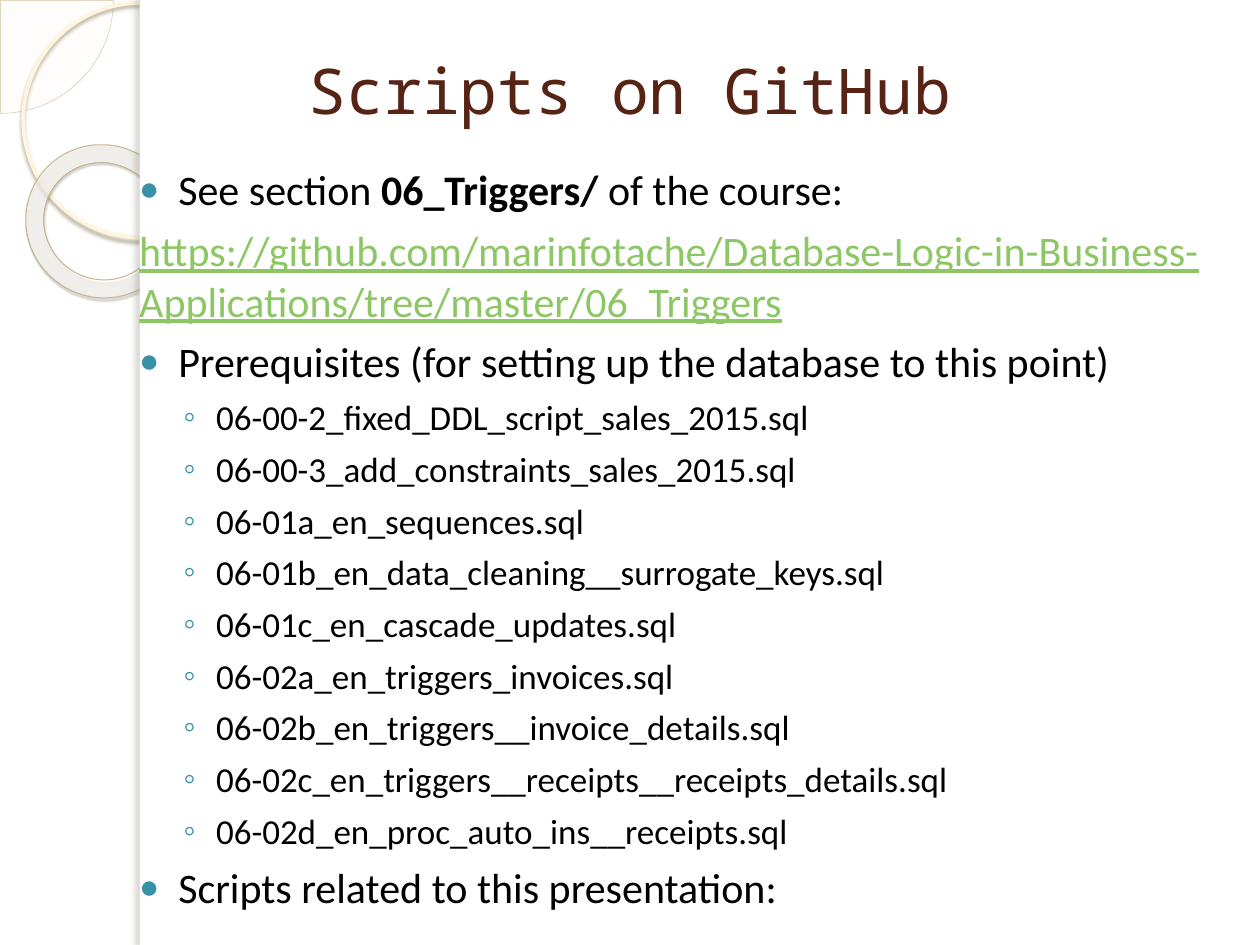
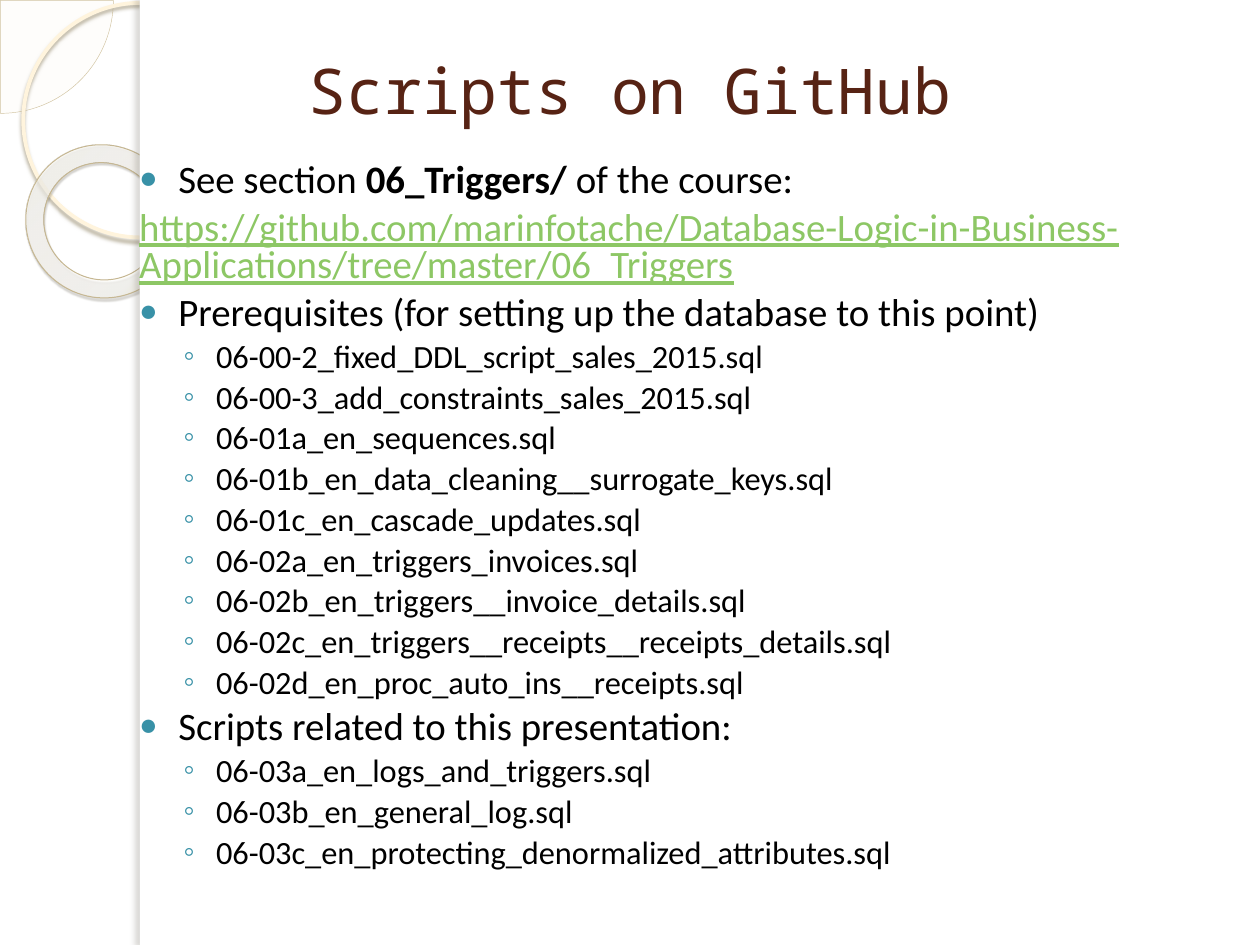
Before and after one commit to marinfotache/Database-Logic-in-Business-Applications, a slide deck: slide 3 of 06_Triggers/06-03_en_Triggers - part 3.pptx. Drawn at 1260x945 pixels with LibreOffice and Linux fonts; fonts in the diff are those of the drawing; background and template pictures are left out. Boxes give left, top, right and bottom in pixels: in the first picture for what was removed or moved away, otherwise in the second. Text is boxed around its words. In the diff, an @@ line names an element or a change of style, - is before the commit and + after.

```diff
--- a/06_Triggers/06-03_en_Triggers - part 3.pptx
+++ b/06_Triggers/06-03_en_Triggers - part 3.pptx
@@ text at <box>139,165,1118,747</box>: size 24 to 22.2 pt in "See section 06_Triggers/ of the course:", "https://github.com/marinfotache/Database-Logic-in-Business-A ...", "Prerequisites (for setting up the database to ...", "Scripts related to this presentation:"; size 20 to 18.5 pt in "06-00-2_fixed_DDL_script_sales_2015.sql", "06-00-3_add_constraints_sales_2015.sql", "06-01a_en_sequences.sql", "06-01b_en_data_cleaning__surrogate_keys.sql" and 5 more places; line spacing 1 to 0.8 @@
@@ text at <box>216,759,890,870</box>: paragraphs added @@
+  ◦ 06-03a_en_logs_and_triggers.sql
+  ◦ 06-03b_en_general_log.sql
+  ◦ 06-03c_en_protecting_denormalized_attributes.sql
```
Also in this commit, not shown: 1 other file.
